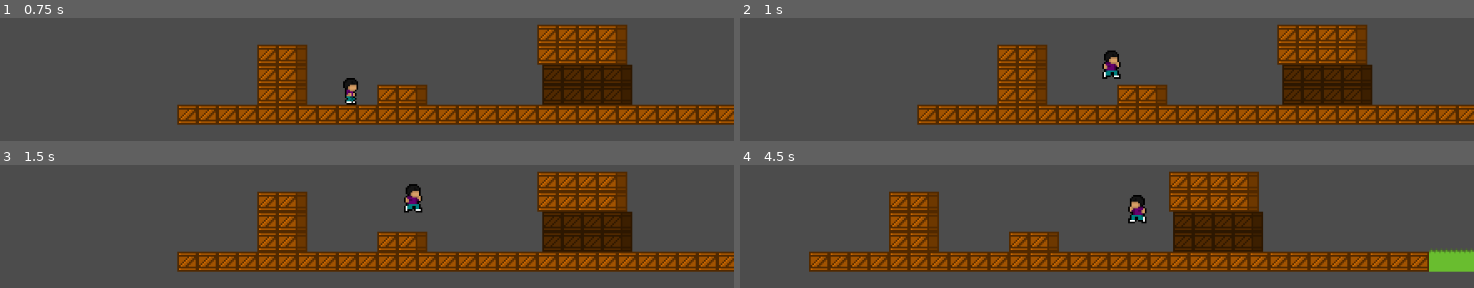
Above: before the commit, frames 1-4 (two rows, left to right).
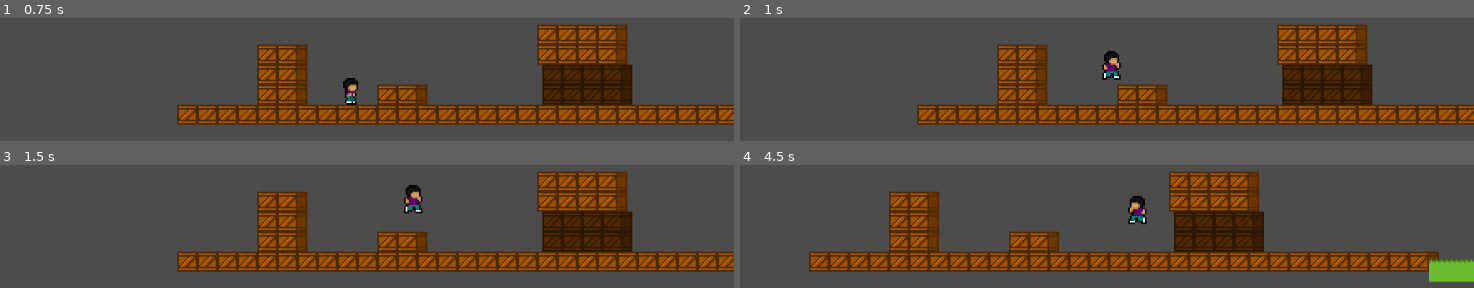
Above: after the commit, the same moments.

Repository: Guilherme-Calland/superMegaDorito
Game: Godot game, scene res://scenes/level/TestLevel.tscn
Same seed, same stepped clock (60 frames per second), same inputs: the game is played once before the commit and once after it.
Inputs:
- Up to frame 1 (0.75 s): tap Enter at 0.5 s; hold D (right) from 0.53 s (still down); hold Shift (grab) from 0.53 s (still down)
- Up to frame 2 (1 s): keep holding D (right); keep holding Shift (grab); tap W (jump) at 0.77, 0.8 s
- Up to frame 3 (1.5 s): keep holding D (right); tap W (jump) at 1.07, 1.35 s; release Shift (grab) at 1.28 s
- Up to frame 4 (4.5 s): tap W (jump) at 1.52, 1.82, 2.3, 3.02, 3.32, 3.6, 3.77, 4.07 s; tap Shift (grab) at 1.55, 2.85, 4.35 s; release D (right) at 2.03 s; hold A (left) 2.03-2.78 s; hold Shift (grab) 2.03-2.78 s; hold D (right) 2.78-4.28 s; hold A (left) from 4.28 s (still down)

Frame 1 is identical in both runs. In frame 2, 0.2% of the frame differs, in the area x 49-52%, y 26-51%; in frame 3, 0.2%; in frame 4, 1.6%, in the area x 52-100%, y 24-96%.

Commit message:
run audio bug fixed

Diff:
--- a/scenes/level/TestLevel.tscn
+++ b/scenes/level/TestLevel.tscn
@@ -58,6 +58,7 @@
 [node name="Player" parent="." instance=ExtResource( 2 )]
 position = Vector2( -110, -16 )
 collision_mask = 0
+collision/safe_margin = 0.001
 
 [node name="StoneTiles" type="TileMap" parent="."]
 tile_set = ExtResource( 3 )
@@ -82,7 +83,7 @@
 tile_data = PoolIntArray( -131071, 536870913, 0, -131070, 536870915, 0, -131069, 536870913, 0, -131068, 536870913, 0, - …(267 unchanged characters)…
 
 [node name="GrassTiles" type="TileMap" parent="."]
-position = Vector2( 0, -2 )
+position = Vector2( 0, 3.967 )
 z_index = 7
 tile_set = ExtResource( 4 )
 cell_size = Vector2( 12, 12 )
--- a/scenes/player/Player.tscn
+++ b/scenes/player/Player.tscn
@@ -21,16 +21,6 @@
 "name": "idle",
 "speed": 5.0
 }, {
-"frames": [ ExtResource( 12 ) ],
-"loop": true,
-"name": "grab",
-"speed": 5.0
-}, {
-"frames": [ ExtResource( 9 ) ],
-"loop": false,
-"name": "jump",
-"speed": 5.0
-}, {
 "frames": [ ExtResource( 10 ), ExtResource( 6 ), ExtResource( 10 ), ExtResource( 2 ) ],
 "loop": true,
 "name": "run",
@@ -45,20 +35,30 @@
 "loop": true,
 "name": "touchIdle",
 "speed": 5.0
+}, {
+"frames": [ ExtResource( 9 ) ],
+"loop": false,
+"name": "jump",
+"speed": 5.0
+}, {
+"frames": [ ExtResource( 12 ) ],
+"loop": true,
+"name": "grab",
+"speed": 5.0
 } ]
 
 [sub_resource type="RectangleShape2D" id=2]
 
 [node name="Player" type="KinematicBody2D"]
 z_index = 1
-collision/safe_margin = 0.2
+collision/safe_margin = 0.01
 script = ExtResource( 3 )
 speed = 50
 
 [node name="AnimatedSprite" type="AnimatedSprite" parent="."]
 frames = SubResource( 1 )
 animation = "run"
-frame = 1
+frame = 3
 speed_scale = 0.5
 playing = true
 
--- a/scenes/tile/GrassTiles.tscn
+++ b/scenes/tile/GrassTiles.tscn
@@ -10,14 +10,14 @@
 [node name="GrassTiles" type="Node2D"]
 
 [node name="Grass1" type="Sprite" parent="."]
-position = Vector2( 8, 8 )
+position = Vector2( 8, 7.961 )
 texture = ExtResource( 1 )
 
 [node name="StaticBody2D" type="StaticBody2D" parent="Grass1"]
 
 [node name="CollisionShape2D" type="CollisionShape2D" parent="Grass1/StaticBody2D"]
-position = Vector2( 0, 0.262 )
-scale = Vector2( 0.644, 0.461 )
+position = Vector2( 0, -0.671 )
+scale = Vector2( 0.644, 0.474 )
 shape = SubResource( 1 )
 
 [node name="Grass2" type="Sprite" parent="."]
--- a/scripts/player/Audio.gd
+++ b/scripts/player/Audio.gd
@@ -96,6 +96,7 @@
 				runAudioLock2Unlocked = true
 	else:
 		runAudioUnlocked = false
+		runAudioLock2Unlocked = true
 
 func handleCollisionAudio():
 	handleFloorCollisionAudio()
--- a/tileSet/GrassTiles.tres
+++ b/tileSet/GrassTiles.tres
@@ -16,8 +16,8 @@
 0/tile_mode = 0
 0/occluder_offset = Vector2( 6, 7 )
 0/navigation_offset = Vector2( 6, 7 )
-0/shape_offset = Vector2( 6, 7.262 )
-0/shape_transform = Transform2D( 0.644, 0, 0, 0.461, 6, 7.262 )
+0/shape_offset = Vector2( 6, 6.329 )
+0/shape_transform = Transform2D( 0.644, 0, 0, 0.474, 6, 6.329 )
 0/shape = SubResource( 1 )
 0/shape_one_way = false
 0/shape_one_way_margin = 1.0
@@ -26,7 +26,7 @@
 "one_way": false,
 "one_way_margin": 1.0,
 "shape": SubResource( 1 ),
-"shape_transform": Transform2D( 0.644, 0, 0, 0.461, 6, 7.262 )
+"shape_transform": Transform2D( 0.644, 0, 0, 0.474, 6, 6.329 )
 } ]
 0/z_index = 0
 1/name = "Grass2"
